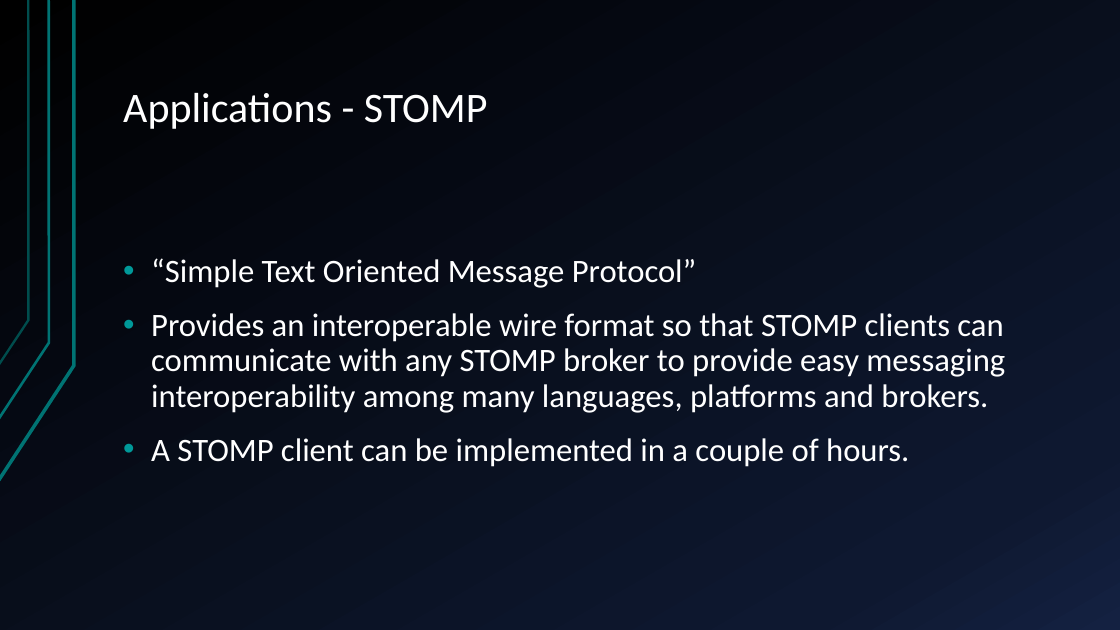
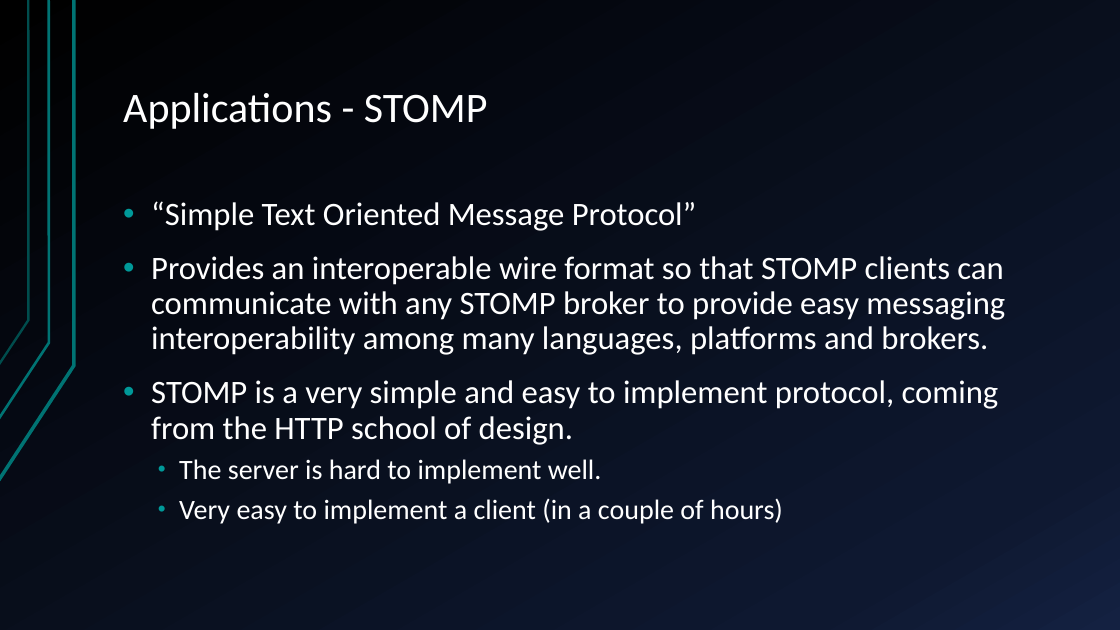
Before and after one commit to marc7666/Distributed-computing-course, a slide deck: slide 18 of Activities/Activity 2/RabbitMQ – components, benefits and application.pptx (slide 17 before the commit). Drawn at 1120x630 pixels with LibreOffice and Linux fonts; fonts in the diff are those of the drawing. Boxes give left, top, right and bottom in pixels: in the first picture for what was removed or moved away, otherwise in the second. Text is boxed around its words. In the diff, an @@ line names an element or a change of style, - is before the commit and + after.

```diff
--- a/Activities/Activity 2/RabbitMQ – components, benefits and application.pptx
+++ b/Activities/Activity 2/RabbitMQ – components, benefits and application.pptx
@@ text at box(151, 380, 999, 524): text changed @@
-• A STOMP client can be implemented in a couple of hours.
+• STOMP is a very simple and easy to implement protocol, coming from the HTTP school of design.
+  • The server is hard to implement well.
+  • Very easy to implement a client (in a couple of hours)
```
Also in this commit, not shown: 4 other slides changed, 1 slide added.
